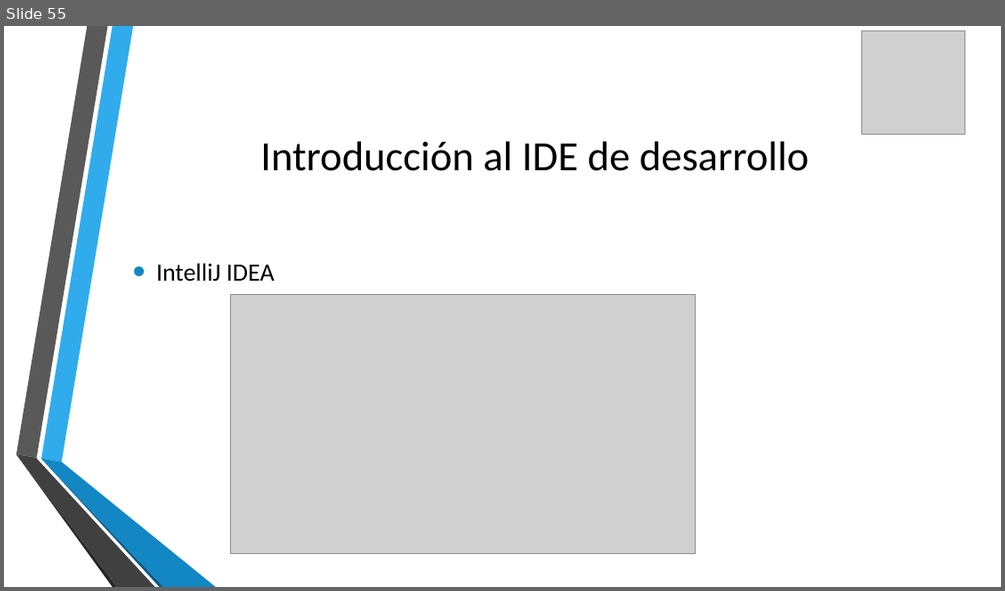
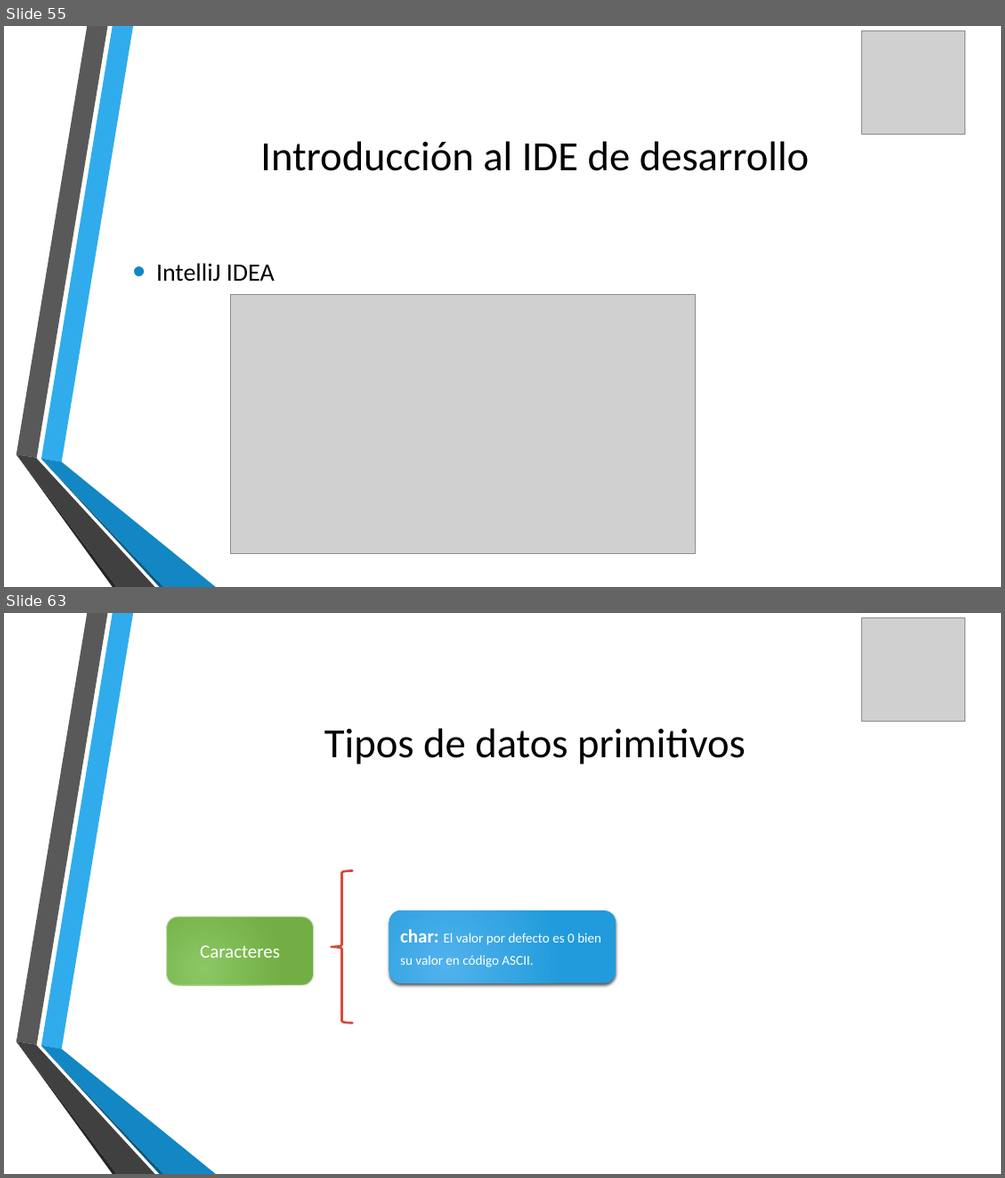
Before and after one commit to udevit/documents, a slide deck: Java_8_desde_cero.pptx. Shown one above the other, each under a label of ours: slide 55 before the commit, slides 55 and 63 after it; the slides between them are not shown. The pictures are 1005x591 and 1005x1178 pixels, drawn with LibreOffice and Linux fonts; fonts in the diff are those of the drawing; grey boxes stand for pictures; background and template pictures are left out. Boxes give left, top, right and bottom in pixels: in the first picture for what was removed or moved away, otherwise in the second. Text is boxed around its words. In the diff, an @@ line names an element or a change of style, - is before the commit and + after.

```diff
--- a/Java_8_desde_cero.pptx
+++ b/Java_8_desde_cero.pptx
@@ slide 63 added at [4,613,1001,1174], background picture (left out); not listed: 6 template elements that a slide beside it also shows @@
@@ picture added at [862,617,965,721] @@
@@ title added at [324,728,745,764], 40 pt, text #000000 @@
+Tipos de datos primitivos
@@ left brace added at [332,871,353,1022], outline #D64A3B 2.25 pt @@
@@ rounded rectangle added at [166,916,313,985], fill gradient #8CC764 to #72AF45, outline #C0DEB3 0.75 pt, 18 pt, text #FFFFFF @@
+Caracteres
@@ rounded rectangle added at [389,910,615,983], fill gradient #51B3ED to #219CDB, 13 pt, text #FFFFFF @@
+char: El valor por defecto es 0 bien su valor en código ASCII.
```
Also in this commit, not shown: 1 slide changed, 24 other slides added.
